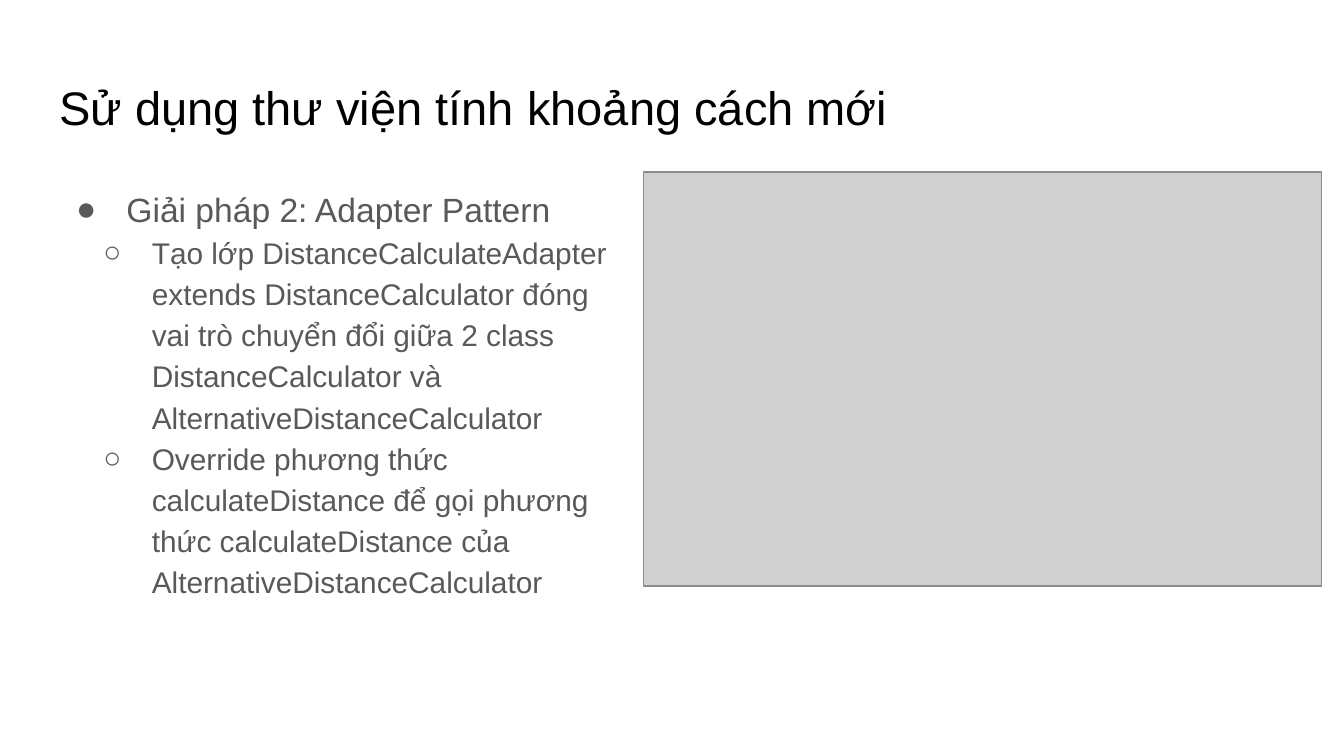
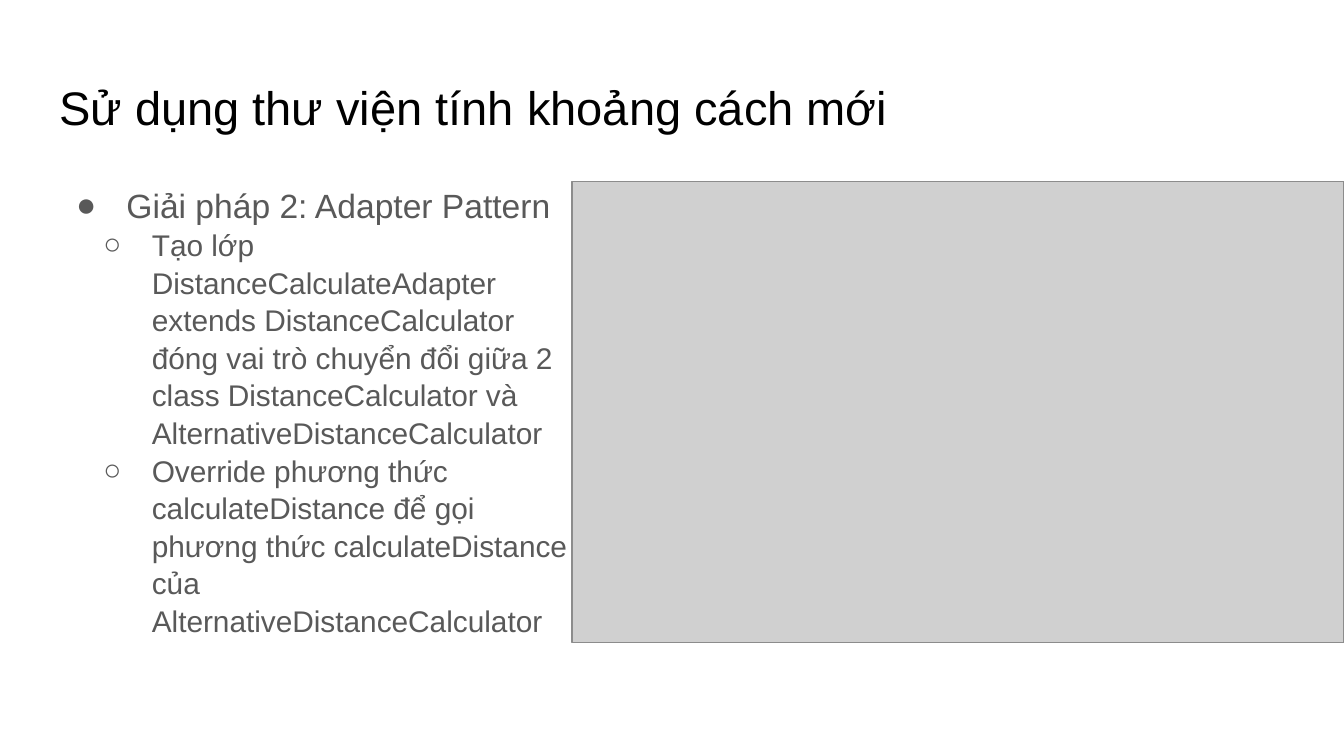
Before and after one commit to phgtrungduc/DP.20202.03, a slide deck: slide 30 of presentation/DesignPattern.pptx. Drawn at 1344x756 pixels with LibreOffice and Linux fonts; fonts in the diff are those of the drawing; grey boxes stand for pictures. Boxes give left, top, right and bottom in pixels: in the first picture for what was removed or moved away, otherwise in the second. Text is boxed around its words. In the diff, an @@ line names an element or a change of style, - is before the commit and + after.

Commit message:
update Adapter diagram

```diff
--- a/presentation/DesignPattern.pptx
+++ b/presentation/DesignPattern.pptx
@@ text "Giải pháp 2: Adapter Pattern" at box(126, 193, 567, 633): line spacing 1.15 to 1.05 @@
@@ picture: place and size @@
-picture at box(644, 172, 1322, 586)
+picture at box(573, 181, 1344, 642)
```
Also in this commit, not shown: 1 other slide changed, 3 other files.
